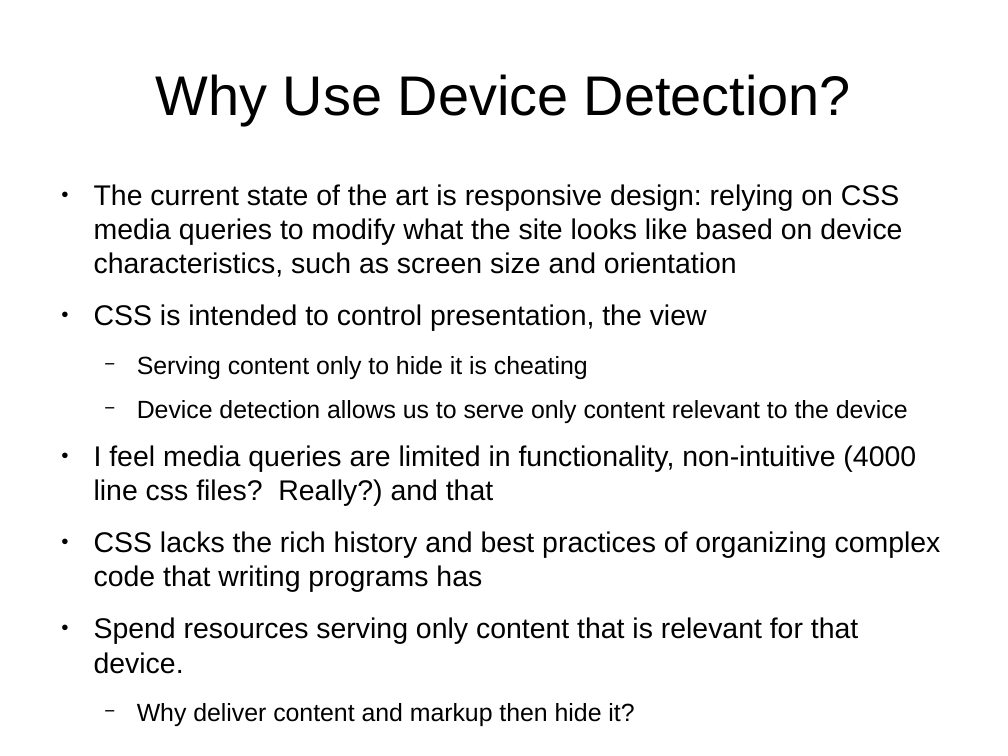
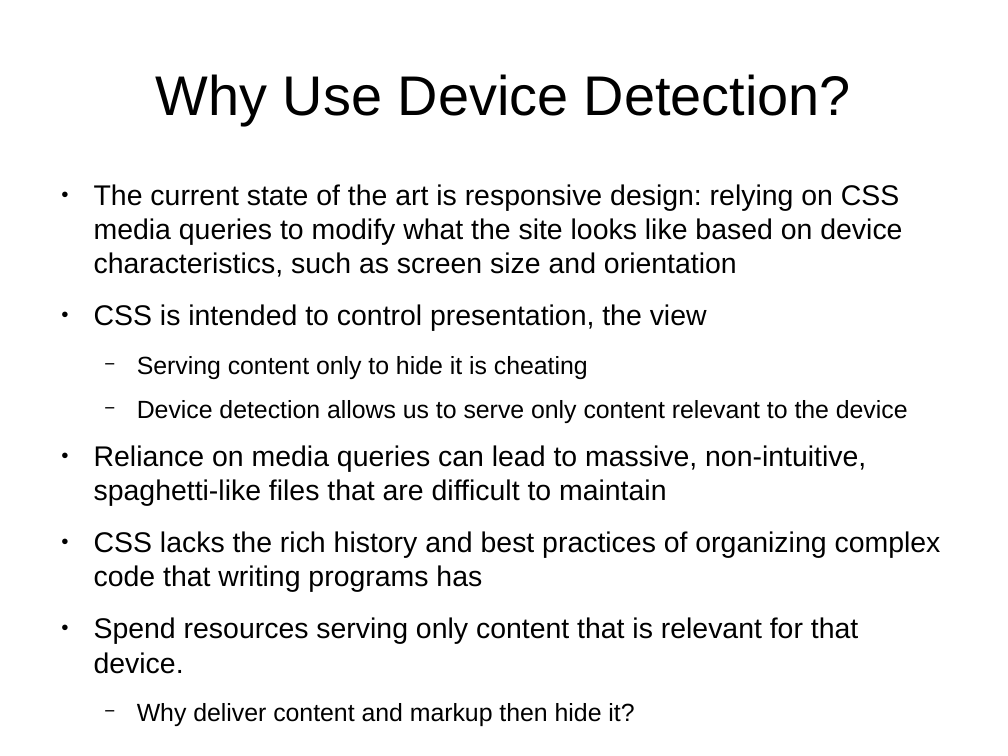
Before and after one commit to tomwhartung/jmws_accoutrements, a slide deck: slide 6 of presentations/2015_09-Joomla/Device_Detection-In_Protostar_and_Beez3.odp. Drawn at 1008x756 pixels with LibreOffice and Linux fonts; fonts in the diff are those of the drawing. Boxes give left, top, right and bottom in pixels: in the first picture for what was removed or moved away, otherwise in the second. Text is boxed around its words. In the diff, an @@ line names an element or a change of style, - is before the commit and + after.

Commit message:
Added what I could from the FRPUG presentation and added an Appendix containing CSS line counts.

```diff
--- a/presentations/2015_09-Joomla/Device_Detection-In_Protostar_and_Beez3.odp
+++ b/presentations/2015_09-Joomla/Device_Detection-In_Protostar_and_Beez3.odp
@@ text at (x1=94, y1=445, x2=866, y2=506): text changed @@
-● I feel media queries are limited in functionality, non-intuitive (4000 line css files? Really?) and that
+● Reliance on media queries can lead to massive, non-intuitive, spaghetti-like files that are difficult to maintain
```
Also in this commit, not shown: 4 slides added, 1 slide removed.
